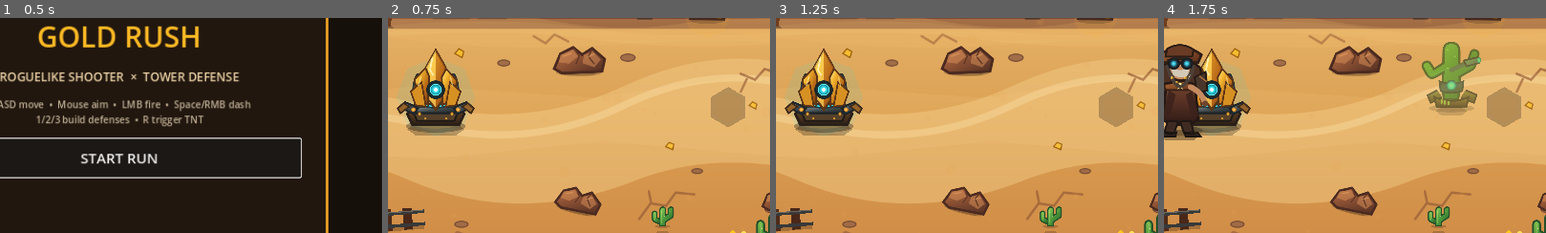
Above: before the commit, frames 1-4 (left to right).
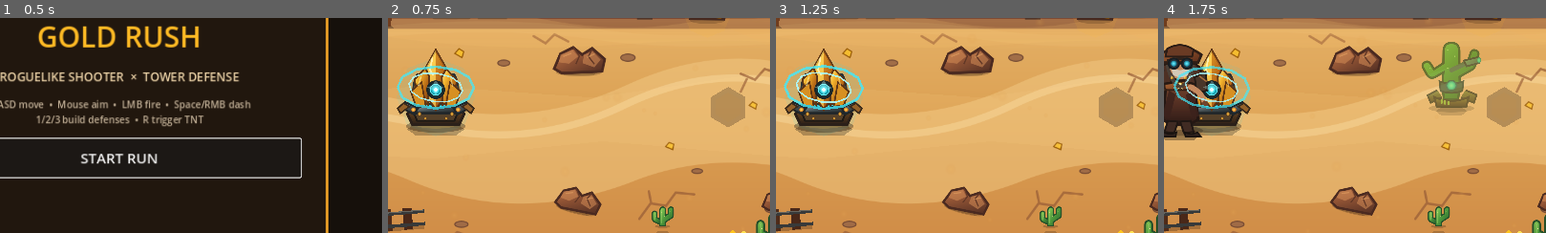
Above: after the commit, the same moments.

Repository: motomotoo1997-art/monster-quest
Game: Godot game, scene res://scenes/main/Main.tscn
Two runs of this game, one before a commit and one after it. Both use one fixed random seed, a clock stepped at 60 frames per second and the inputs below.
Inputs (mouse positions are % of the whole screen's width and height, from its top left):
- Up to frame 1 (0.5 s): no input
- Up to frame 2 (0.75 s): click "START RUN" at 0.5 s
- Up to frame 3 (1.25 s): no input
- Up to frame 4 (1.75 s): tap Enter at 1.25 s; move the mouse to (72, 45) at 1.27 s; hold D (move_right) from 1.28 s (still down); tap E (ability_e) at 1.35 s
The pictures show only the part of the screen within x 34-84%, y 26-76%; the shares and areas given below are measured in that part.

Frame 1 is identical in both runs. In frame 2, 0.9% of the frame differs, in the area x 2-23%, y 22-43%; in frame 3, 0.9%, in the area x 2-23%, y 21-43%; in frame 4, 0.9%.
Error before the commit: Invalid assignment of property or key 'scale' with value of type 'Vector2' on a base object of type 'null instance'. (res://scripts/objectives/gold_core.gd:22)

Commit message:
art: add layered Gold Core containment rings

Diff:
--- a/gold-rush-roguelike/scenes/objectives/GoldCore.tscn
+++ b/gold-rush-roguelike/scenes/objectives/GoldCore.tscn
@@ -27,6 +27,29 @@
 polygon = PackedVector2Array(0,-66,48,-48,66,0,48,48,0,66,-48,48,-66,0,-48,-48)
 color = Color(0.12,0.86,0.94,0.10)
 
+[node name="EnergyRings" type="Node2D" parent="."]
+z_index = 1
+position = Vector2(0,-58)
+
+[node name="OuterRing" type="Line2D" parent="EnergyRings"]
+points = PackedVector2Array(-62,0,-54,-17,-32,-29,0,-34,32,-29,54,-17,62,0,54,17,32,29,0,34,-32,29,-54,17,-62,0)
+width = 4.0
+default_color = Color(0.24,0.92,1,0.78)
+closed = true
+antialiased = true
+
+[node name="InnerRing" type="Line2D" parent="EnergyRings"]
+rotation = 0.12
+points = PackedVector2Array(-44,0,-38,-12,-23,-20,0,-23,23,-20,38,-12,44,0,38,12,23,20,0,23,-23,20,-38,12,-44,0)
+width = 2.5
+default_color = Color(0.67,0.98,1,0.92)
+closed = true
+antialiased = true
+
+[node name="CoreSpark" type="Polygon2D" parent="EnergyRings"]
+polygon = PackedVector2Array(0,-12,5,-4,14,0,5,4,0,12,-5,4,-14,0,-5,-4)
+color = Color(0.76,1,1,0.34)
+
 [node name="Visual" type="Sprite2D" parent="."]
 position = Vector2(0,-58)
 texture = ExtResource("5_visual")
